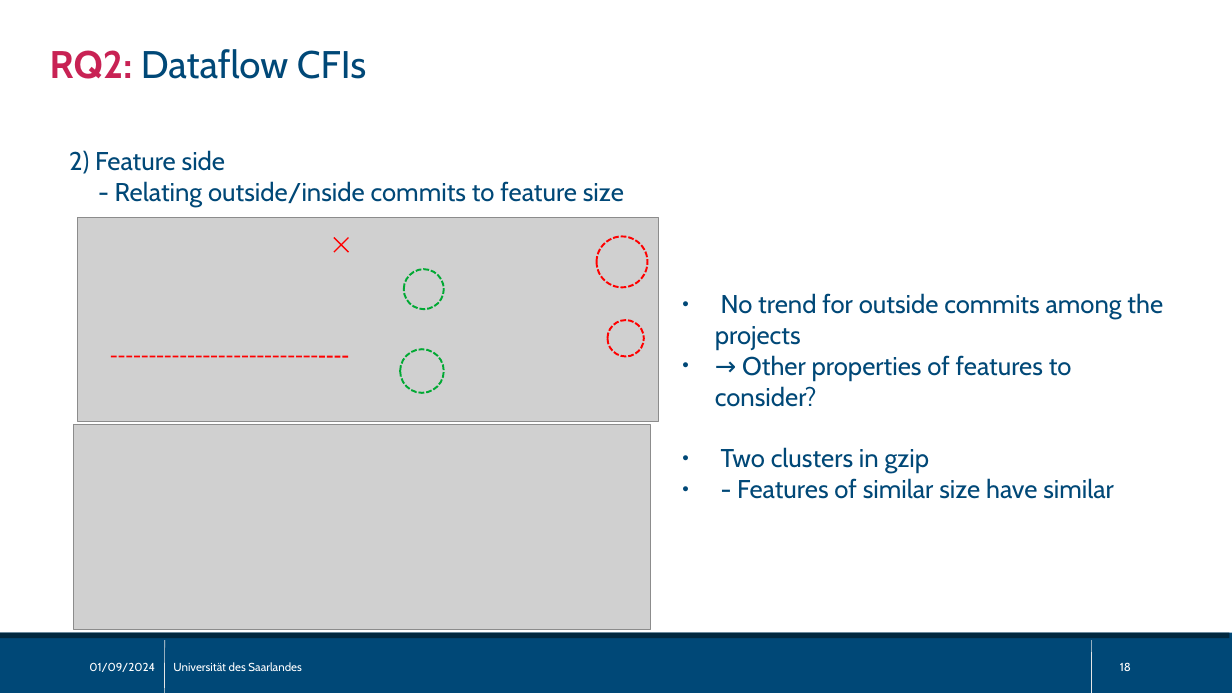
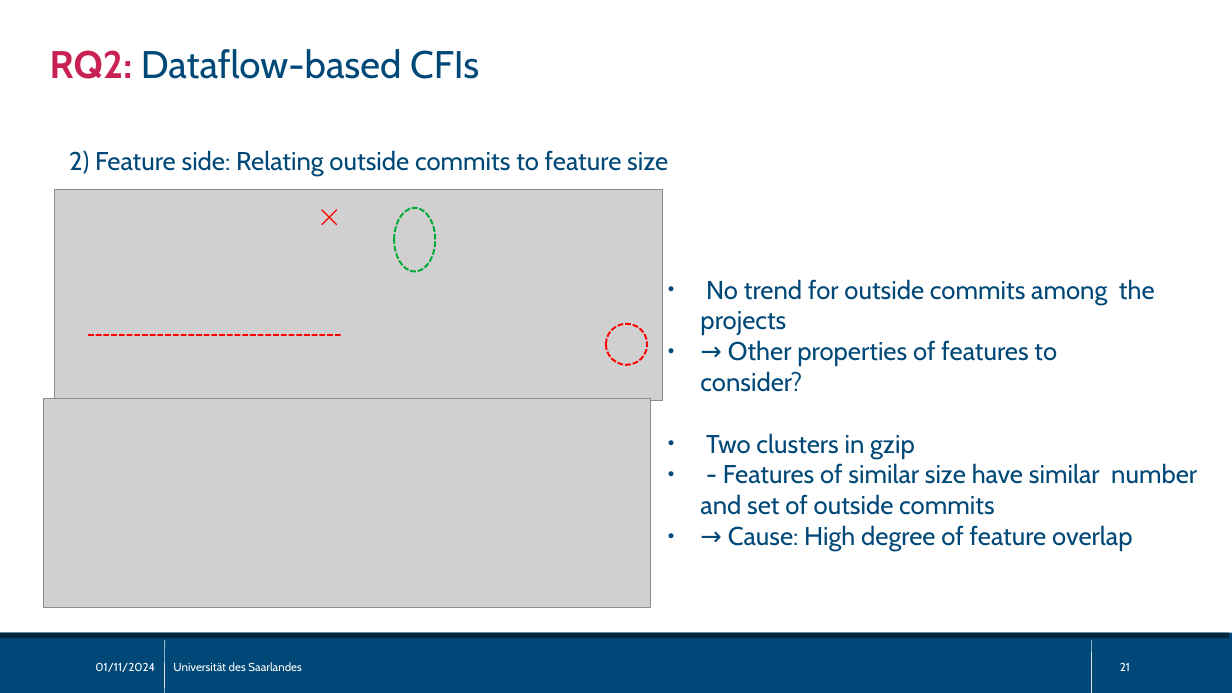
Before and after one commit to sisteu56/bachelor, a slide deck: slide 21 of pres/bachelor_thesis_pres.odp (slide 18 before the commit). Drawn at 1232x693 pixels with LibreOffice and Linux fonts; fonts in the diff are those of the drawing; grey boxes stand for pictures; background and template pictures are left out. Boxes give left, top, right and bottom in pixels: in the first picture for what was removed or moved away, otherwise in the second. Text is boxed around its words. In the diff, an @@ line names an element or a change of style, - is before the commit and + after.

```diff
--- a/pres/bachelor_thesis_pres.odp
+++ b/pres/bachelor_thesis_pres.odp
@@ page number removed at bbox=[41, 35, 478, 68] @@
-18
@@ text at bbox=[50, 49, 479, 79]: text changed @@
-RQ2: Dataflow CFIs
+RQ2: Dataflow-based CFIs
@@ text at bbox=[69, 150, 668, 176]: text changed @@
-2) Feature side
-- Relating outside/inside commits to feature size
+2) Feature side: Relating outside commits to feature size
@@ picture: place and size @@
-picture at bbox=[78, 217, 659, 421]
+picture at bbox=[55, 189, 662, 401]
@@ ellipse: place and size @@
-ellipse at bbox=[404, 269, 444, 309]
+ellipse at bbox=[395, 208, 435, 272]
@@ line moved from (334, 238) - (348, 252) to (322, 210) - (336, 225) @@
@@ line moved from (348, 238) - (334, 252) to (336, 210) - (322, 225) @@
@@ ellipse removed at bbox=[597, 237, 648, 287] @@
@@ text "No trend for outside commits ...": place and size @@
-text "No trend for outside commits ..." at bbox=[715, 293, 1163, 499]
+text "No trend for outside commits ..." at bbox=[700, 279, 1197, 551]
@@ ellipse: place and size @@
-ellipse at bbox=[607, 320, 643, 356]
+ellipse at bbox=[606, 323, 648, 365]
@@ line moved from (111, 357) - (349, 357) to (88, 335) - (341, 335) @@
@@ ellipse removed at bbox=[400, 349, 444, 393] @@
@@ picture: place and size @@
-picture at bbox=[74, 425, 652, 629]
+picture at bbox=[43, 398, 651, 608]
@@ text at bbox=[700, 463, 1197, 551]: text changed @@
-● - Features of similar size have similar
+● - Features of similar size have similar number and set of outside commits
+● → Cause: High degree of feature overlap
@@ text at bbox=[95, 662, 155, 672]: text changed @@
-01/09/2024
+01/11/2024
@@ page number at bbox=[1120, 662, 1130, 671]: text changed @@
-18
+21
```
Also in this commit, not shown: 20 other slides changed, 4 slides added, 2 other files.
